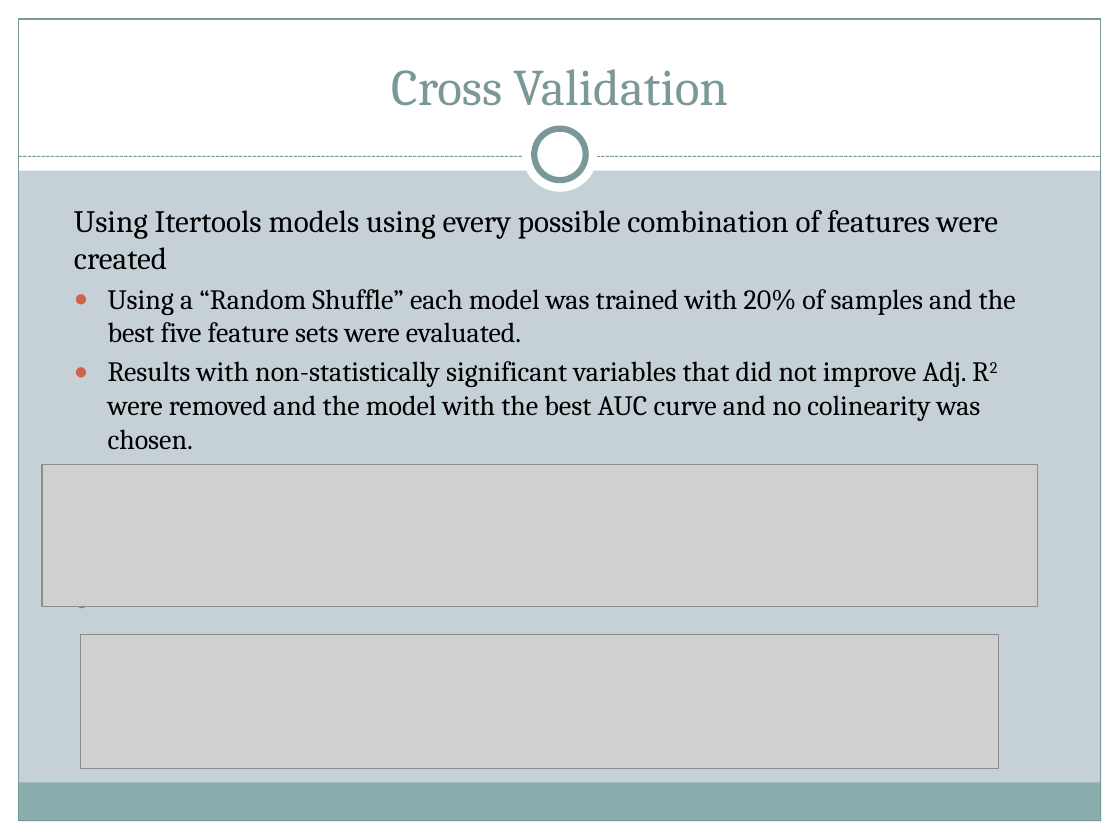
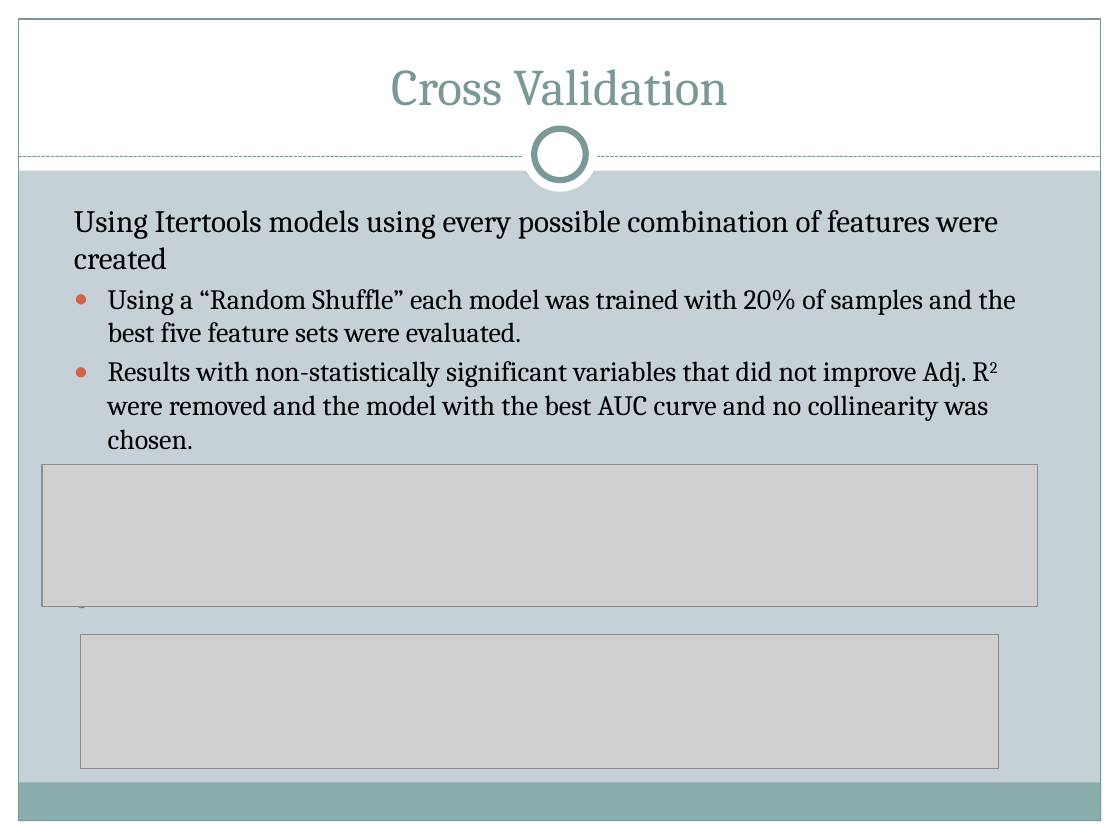
Before and after one commit to themp731/Projects, a slide deck: slide 12 of Final_Data/Deliverables/Presentation.pptx (slide 11 before the commit). Drawn at 1120x840 pixels with LibreOffice and Linux fonts; fonts in the diff are those of the drawing; grey boxes stand for pictures. Boxes give left, top, right and bottom in pixels: in the first picture for what was removed or moved away, otherwise in the second. Text is boxed around its words. In the diff, an @@ line names an element or a change of style, - is before the commit and + after.

```diff
--- a/Final_Data/Deliverables/Presentation.pptx
+++ b/Final_Data/Deliverables/Presentation.pptx
@@ text at <box>108,361,989,449</box>: text changed @@
-● Results with non-statistically significant variables that did not improve Adj. R2 were removed and the model with the best AUC curve and no colinearity was chosen.
+● Results with non-statistically significant variables that did not improve Adj. R2 were removed and the model with the best AUC curve and no collinearity was chosen.
```
Also in this commit, not shown: 1 other slide changed, 3 slides added, 3 other files.
